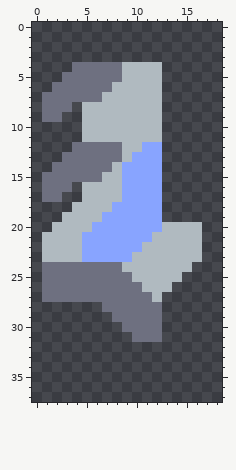
Pixel-art sprite: core/assets-raw/sprites/weapons/shockgun-equip.png. The first picture shows the starting point.
The file is 48x48 pixels. Shown: x 0..18, y 0..37.
After the commit:
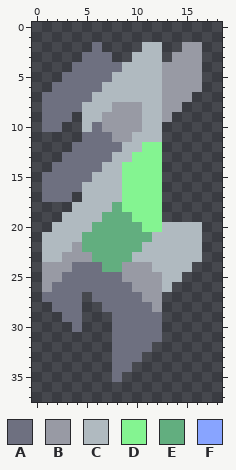
Palette (. is transparent): A #6e7080  B #989aa4  C #b0bac0  D #84f491  E #62ae7f  F #88a4ff
Edits made:
The author put colour A in row 2 at x 6; in row 3 at x 5 to 7; in row 8 at x 4; in row 9 at x 3; in row 10 at x 1 to 2; in row 16 at x 4.
The author put colour A in row 17 at x 3; in row 28 at x 2 to 4; in row 29 at x 3 to 4; in row 30 at x 4 and 8; in row 31 at x 8 to 9; in row 32 at x 8 to 11.
The author put colour A in row 33 at x 8 to 10; in row 34 at x 8 to 9; in row 35 at x 8.
Colour C becomes colour A in row 10 at x 6; in row 11 at x 5 to 7.
The author put colour B in row 2 at x 15 to 16; in row 3 at x 14 to 16; in rows 4 to 6 at x 13 to 16; in row 7 at x 13 to 15; in row 8 at x 13 to 14; in row 9 at x 13.
Colour A becomes colour B in row 24 at x 1 to 3; in row 25 at x 1 to 2 and 9; in row 26 at x 1 and 10; in row 27 at x 11; in row 28 at x 12.
Colour C becomes colour B in row 8 at x 8 to 10; in rows 9 to 10 at x 7 to 10; in row 11 at x 8 to 9; in row 22 at x 4; in row 23 at x 3 to 4; in row 24 at x 9 to 11.
Colour C becomes colour B in row 25 at x 10 to 12; in row 26 at x 11 to 12; in row 27 at x 12.
Colour F becomes colour B in row 23 at x 5.
The author put colour C in row 2 at x 11 to 12; in row 3 at x 10 to 12.
Colour A becomes colour C in row 5 at x 8; in row 6 at x 7; in row 7 at x 6; in row 13 at x 8; in row 14 at x 7; in row 15 at x 6.
Colour F becomes colour D in row 12 at x 11 to 12; in row 13 at x 10 to 12; in rows 14 to 18 at x 9 to 12; in row 19 at x 10 to 12; in row 20 at x 11 to 12.
Colour A becomes colour E in row 24 at x 7 to 8.
Colour F becomes colour E in row 18 at x 8; in row 19 at x 7 to 9; in row 20 at x 6 to 10; in row 21 at x 5 to 11; in row 22 at x 5 to 10; in row 23 at x 6 to 9.
Colour A is gone in row 27 at x 5.
Where, in picture pixels (left, top, right, bottom), the same in both pictures:
changed: (42, 42, 202, 382)
